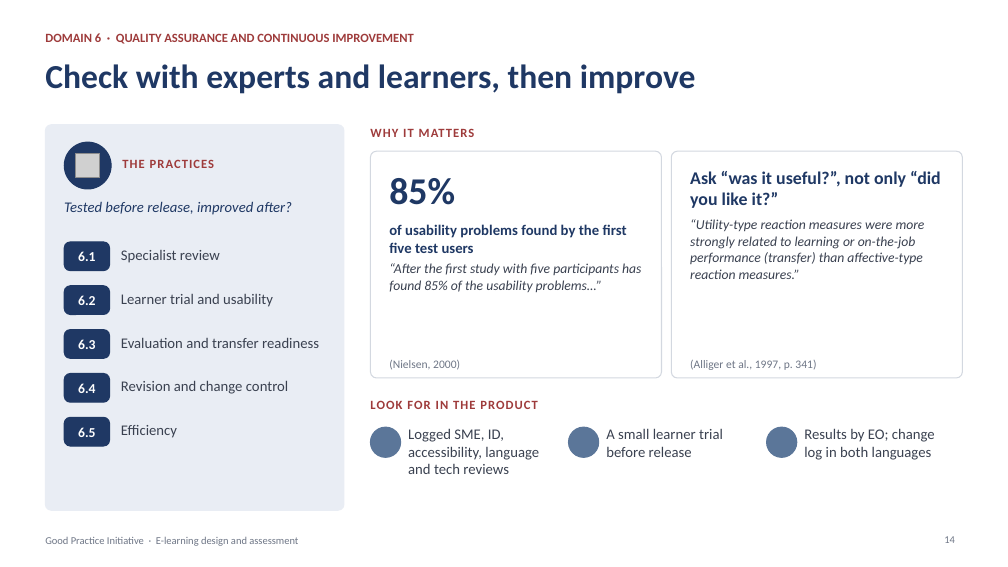
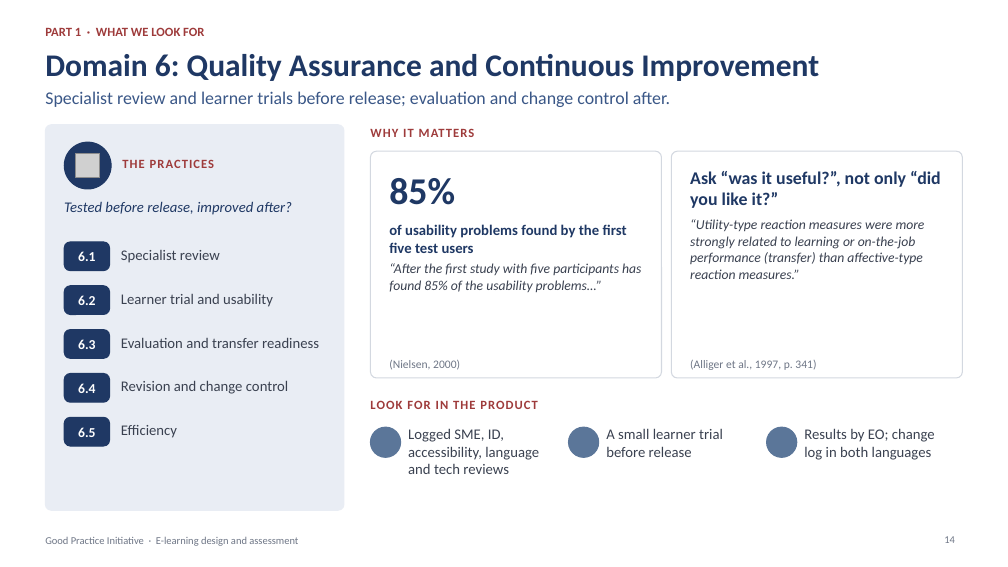
Before and after one commit to hpf118/Tina, a slide deck: slide 14 of good-practice-deck/Good-Practice-Initiative-Team-Briefing.pptx. Drawn at 1008x567 pixels with LibreOffice and Linux fonts; fonts in the diff are those of the drawing; grey boxes stand for pictures; background and template pictures are left out. Boxes give left, top, right and bottom in pixels: in the first picture for what was removed or moved away, otherwise in the second. Text is boxed around its words. In the diff, an @@ line names an element or a change of style, - is before the commit and + after.

```diff
--- a/good-practice-deck/Good-Practice-Initiative-Team-Briefing.pptx
+++ b/good-practice-deck/Good-Practice-Initiative-Team-Briefing.pptx
@@ text added at (x1=45, y1=27, x2=204, y2=36), 12 pt, text #9E3B3B, bold @@
+PART 1 · WHAT WE LOOK FOR
@@ title at (x1=45, y1=54, x2=819, y2=81): text changed; size 12 to 30 pt; text colour #9E3B3B to #1F3864 @@
-DOMAIN 6 · QUALITY ASSURANCE AND CONTINUOUS IMPROVEMENT
+Domain 6: Quality Assurance and Continuous Improvement
@@ title removed at (x1=45, y1=64, x2=696, y2=94) @@
-Check with experts and learners, then improve
@@ text added at (x1=45, y1=91, x2=670, y2=107), 17 pt, text #3A5787 @@
+Specialist review and learner trials before release; evaluation and change control after.
```
Also in this commit, not shown: 26 other slides changed, 2 other files.
